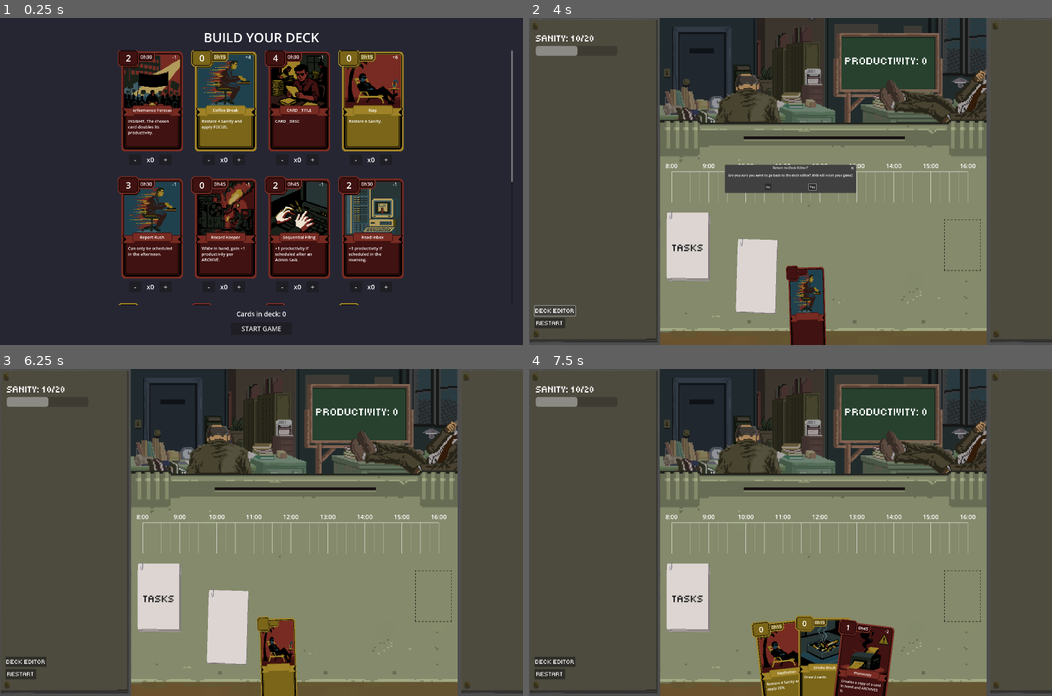
Above: before the commit, frames 1-4 (two rows, left to right).
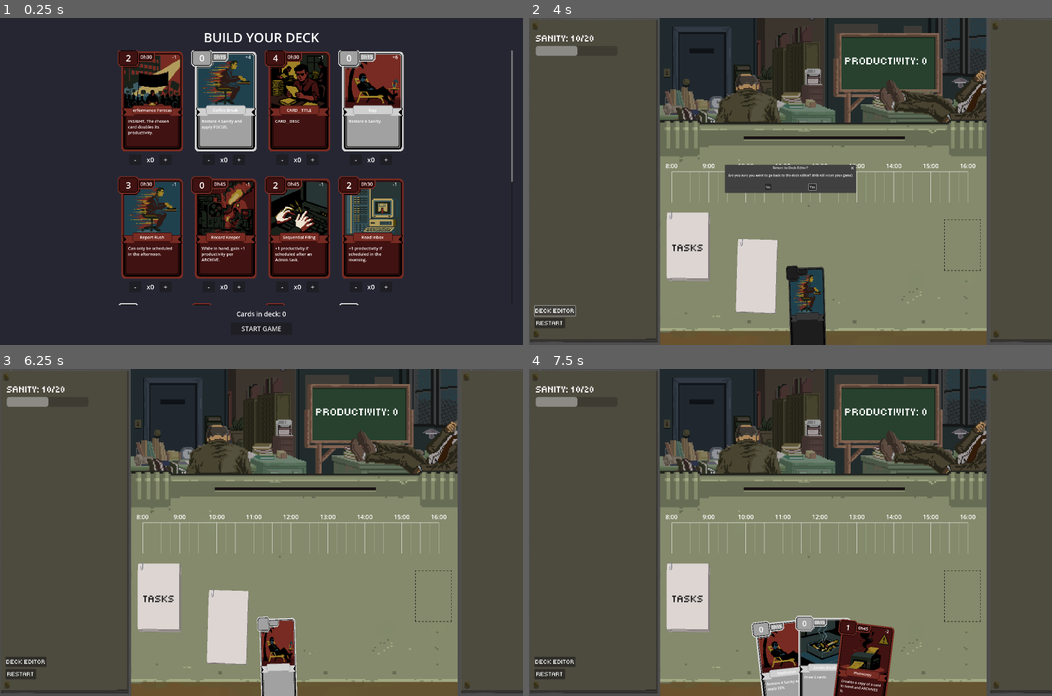
Above: after the commit, the same moments.

Repository: ambotwist/Burnout
Game: Godot game, scene res://Scenes/deck_editor.tscn
Two runs of this game, one before a commit and one after it. Both use one fixed random seed, a clock stepped at 60 frames per second and the inputs below.
Inputs (mouse positions are in pixels of both pictures, inside the frame that each line leads up to):
- Up to frame 1 (0.25 s): no input
- Up to frame 2 (4 s): click "START GAME" at 0.5 s; click "RESTART" at 1.25 s; click "RESTART" at 2 s; click "RESTART" at 2.75 s; click "DECK EDITOR" at 3.5 s
- Up to frame 3 (6.25 s): click "Yes" at 4.25 s; click "START GAME" at 5 s; tap Enter at 5.75 s; move the mouse to (376, 516) at 5.77 s; click (376, 516) at 5.92 s
- Up to frame 4 (7.5 s): drag from (685, 548) to (785, 666) at 6.52 s; move the mouse to (842, 460) at 7.27 s; click (842, 460) at 7.42 s

The runs differ from the first frame. In frame 1, 4.0% of the frame differs, in the area x 22-78%, y 9-88%; in frame 2, 0.8%; in frame 3, 0.9%; in frame 4, 1.9%.

Commit message:
changed the card colors.

Diff:
--- a/Objects/Cards/card.gd
+++ b/Objects/Cards/card.gd
@@ -2,10 +2,10 @@
 extends Node2D
 
 const DECK_BACKGROUNDS = {
-	GameEnums.DeckType.NEUTRAL: preload("res://Assets/illu_card.shape.yel.png"),
+	GameEnums.DeckType.NEUTRAL: preload("res://Assets/CardIllustrations/illu_card.shape.white.png"),
 	GameEnums.DeckType.ADMIN: preload("res://Assets/card_front.png"),
 	GameEnums.DeckType.TECH: preload("res://Assets/card_front.png"),
-	GameEnums.DeckType.STRAIN: preload("res://Assets/card_front.png"),
+	GameEnums.DeckType.STRAIN: preload("res://Assets/CardIllustrations/illu_card.shape.black.png"),
 }
 
 var card_data: CardData
Binary file added: assets/CardIllustrations/illu_card.shape.black.png
Not shown, added: assets/CardIllustrations/illu_card.shape.black.png.import
Binary file added: assets/CardIllustrations/illu_card.shape.white.png
Not shown, added: assets/CardIllustrations/illu_card.shape.white.png.import
